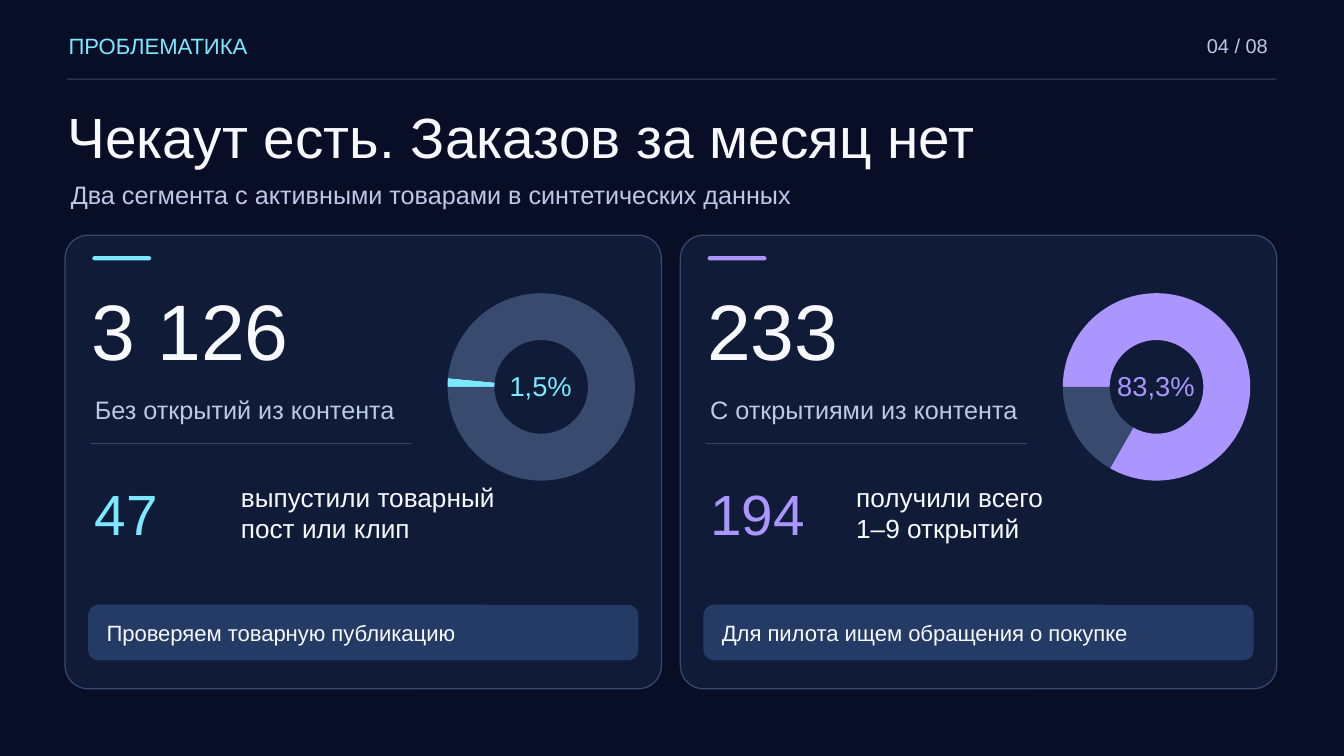
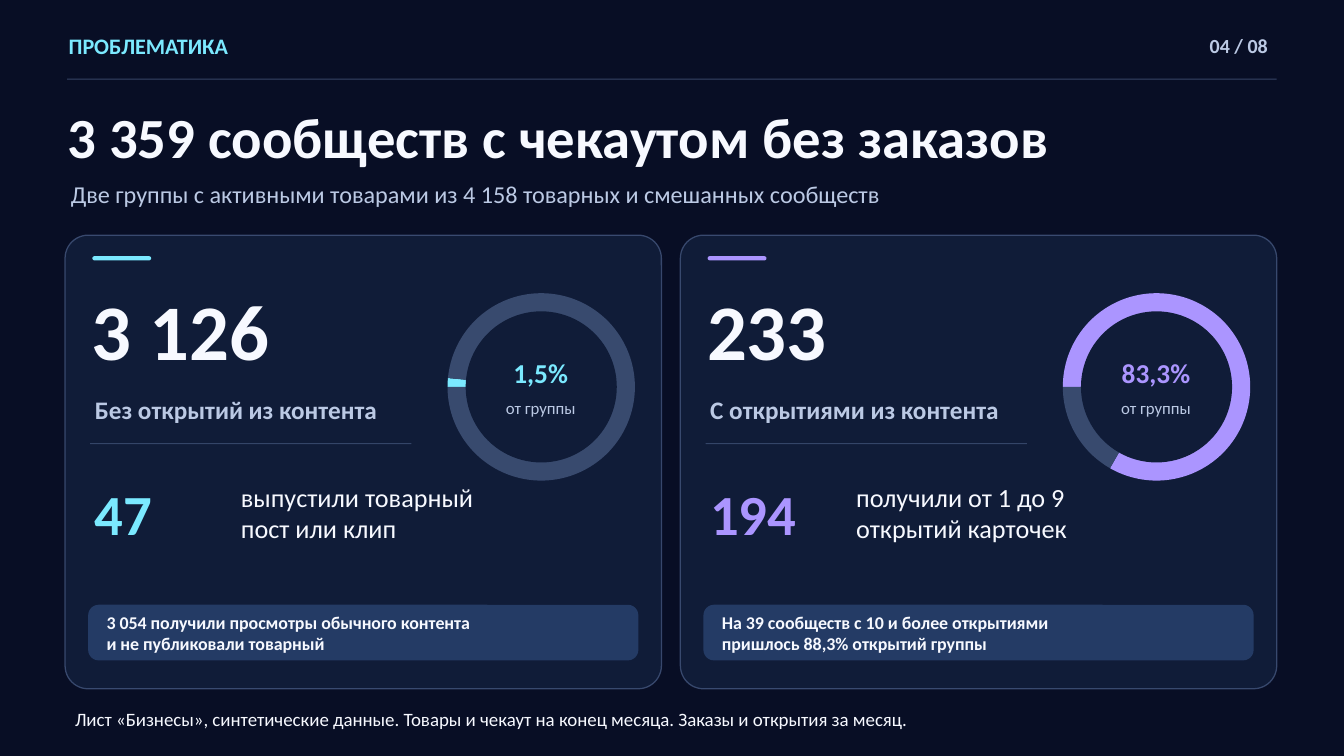
Before and after one commit to Shadovv-Government/vs_case_champ, a slide deck: slide 4 of presentation/Теневое Правительство_strategy_msk.pptx. Drawn at 1344x756 pixels with LibreOffice and Linux fonts; fonts in the diff are those of the drawing; background and template pictures are left out. Boxes give left, top, right and bottom in pixels: in the first picture for what was removed or moved away, otherwise in the second. Text is boxed around its words. In the diff, an @@ line names an element or a change of style, - is before the commit and + after.

Commit message:
Завершить презентацию, аналитический отчёт и расчёты «VK Заказ рядом» для VK Case Champ 2026
Вычитать и сверстать восемь слайдов, обновить редактируемый PowerPoint с пятью диаграммами и заметки к защите. Собрать PDF с поиском по тексту и закладками.

Добавить аналитический отчёт с формулами, источниками, экономикой и планом пилота. Оформить использование ИИ кратким примечанием к методике, синхронизировать отдельное приложение и обновить инструкцию по подаче.

Пересчитать товарные сегменты по исходному XLSX, разделить источники открытий карточек и зафиксировать расхождение сводного и категорийного числа заказов. Уточнить роль Маркета в поиске и рекомендациях и путь заказа через Магазин сообщества.

Описать два теста для заказа из чата и товарных публикаций, резервный сценарий подключения чекаута, размер выборки и критерии продолжения. Пересчитать окупаемость сервиса сверки оплат и возвратов и чувствительность к доле подключившихся.

Обновить ноутбуки анализа данных и бенчмарков, таблицу платежей и конспект Q&A. Синхронизировать генераторы расчётов и сборку презентации, диаграмм и отчёта.

```diff
--- a/presentation/Теневое Правительство_strategy_msk.pptx
+++ b/presentation/Теневое Правительство_strategy_msk.pptx
@@ rectangle at (0,0,1344,756): fill #080E25 at 18% opacity to #080E25 at 43% opacity @@
@@ text at (68,119,1048,167): text changed; font Arial to Calibri; bold on @@
-Чекаут есть. Заказов за месяц нет
+3 359 сообществ с чекаутом без заказов
@@ text at (71,186,880,207): text changed; size 18 to 17.2 pt; font Arial to Calibri @@
-Два сегмента с активными товарами в синтетических данных
+Две группы с активными товарами из 4 158 товарных и смешанных сообществ
@@ rounded rectangle at (66,235,662,689): fill #101C38 at 95% opacity to #101C38 @@
@@ rounded rectangle at (681,235,1277,689): fill #101C38 at 95% opacity to #101C38 @@
@@ doughnut chart at (434,279,649,495) @@
@@ lettering changed @@
@@ doughnut chart at (1050,279,1265,495) @@
@@ lettering changed @@
@@ ellipse added at (466,312,617,463), fill #101C38 @@
@@ ellipse added at (1081,312,1232,463), fill #101C38 @@
@@ text "1,5%": place and size @@
-text "1,5%" at (510,377,572,400)
+text "1,5%" at (513,364,568,387)
@@ font Arial to Calibri, bold on in 10 elements at (69,39,228,54), (1210,39,1268,53), (92,306,268,361), (95,402,377,423), (95,498,152,535), (707,308,826,361), (710,402,999,423), (710,498,796,535), (513,364,568,387), (1122,364,1191,387) @@
@@ text "83,3%": place and size @@
-text "83,3%" at (1117,377,1194,400)
+text "83,3%" at (1122,364,1191,387)
@@ text added at (506,406,576,417), 12 pt, text #BBC9E4 @@
+от группы
@@ text added at (1121,406,1191,417), 12 pt, text #BBC9E4 @@
+от группы
@@ text "выпустили товарный" at (241,489,473,538): font Arial to Calibri @@
@@ text at (856,490,1067,543): text changed; font Arial to Calibri @@
-получили всего
-1–9 открытий
+получили от 1 до 9
+открытий карточек
@@ text at (107,616,470,653): text changed; size 15.8 to 12.8 pt; font Arial to Calibri; bold on @@
-Проверяем товарную публикацию
+3 054 получили просмотры обычного контента
+и не публиковали товарный
@@ text at (722,616,1048,653): text changed; size 15.8 to 12.8 pt; font Arial to Calibri; bold on @@
-Для пилота ищем обращения о покупке
+На 39 сообществ с 10 и более открытиями
+пришлось 88,3% открытий группы
@@ text added at (75,713,907,729), 13.5 pt, text #F7F9FF @@
+Лист «Бизнесы», синтетические данные. Товары и чекаут на конец месяца. Заказы и открытия за месяц.
```
Also in this commit, not shown: 6 other slides changed, 1 slide added, 1 slide removed, 28 other files.
